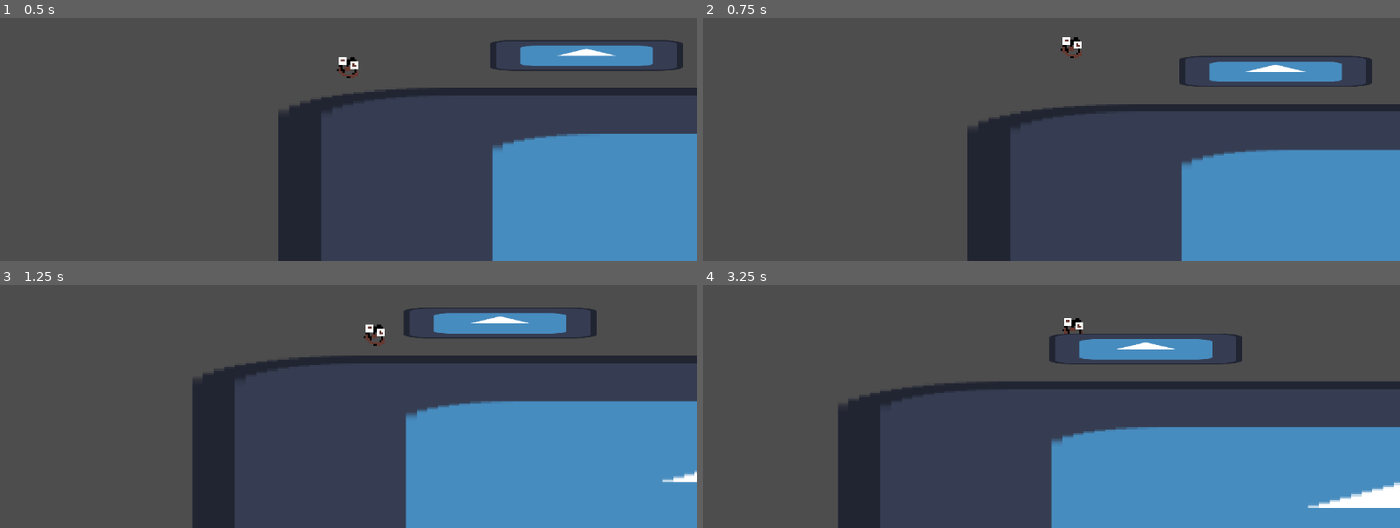
Above: before the commit, frames 1-4 (two rows, left to right).
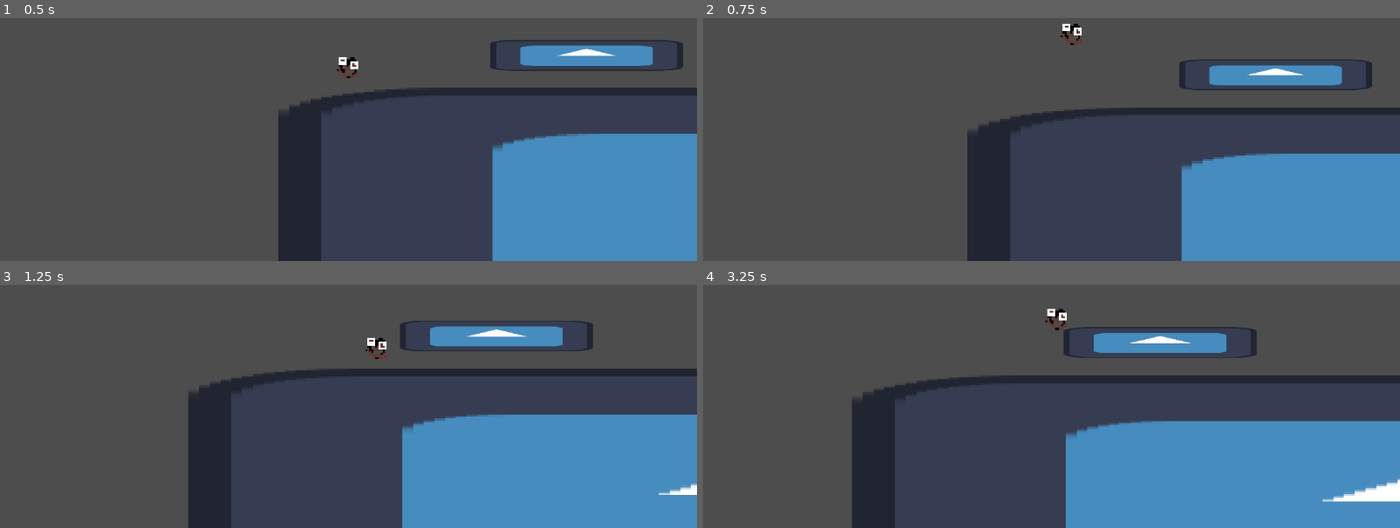
Above: after the commit, the same moments.

Repository: JeremyLikesCats/SuperKoalaRun
Game: Godot game, scene res://Scenes & Scripts/Levels/level_test.tscn
The game is run twice, just before and just after one commit, with the same random seed, the same clock (stepped at 60 frames per second) and the same inputs. The project has no main scene, so this scene is started directly. The engine's default icon, where the game draws it, is replaced by a stand-in: a white triangle on a blue panel in a dark square.
Inputs:
- Up to frame 1 (0.5 s): no input
- Up to frame 2 (0.75 s): hold D (Right) from 0.53 s (still down); hold Space (Jump) from 0.53 s (still down)
- Up to frame 3 (1.25 s): keep holding D (Right); keep holding Space (Jump)
- Up to frame 4 (3.25 s): release Space (Jump) at 1.28 s; tap Space (Jump) at 1.35, 1.52, 1.82, 2.85, 3.02 s; release D (Right) at 2.03 s; hold A (Left) 2.03-2.78 s; hold Space (Jump) 2.03-2.78 s; hold D (Right) from 2.78 s (still down)

Frame 1 is identical in both runs. In frame 2, 3.9% of the frame differs, in the area x 37-100%, y 2-63%; in frame 3, 11%, in the area x 27-100%, y 9-100%; in frame 4, 10%.

Commit message:
Update movement

Diff:
--- a/Scenes & Scripts/Characters/player.gd
+++ b/Scenes & Scripts/Characters/player.gd
@@ -5,25 +5,46 @@
 const FRICTION = 100 * MASS
 const WEIGHT = MASS * GRAVITY
 const MAX_SPEED = 5500
+const MAX_JUMP_HEIGHT = 23
 const MOVE_THRUST = 4000 * MASS
-const JUMP_THRUST = 1100 * MASS
-const JUMP_ACCELERATION_FACTOR = 0.2 # How much your move thrust is affected when jumping
+const JUMP_SPEED = 13 * MASS
+const HOLD_JUMP_SPEED = 16 * MASS
+const JUMP_ACCELERATION_FACTOR = 0.03 # How much your move thrust is affected when jumping
 
+var jumping = false
+var jump_height = 0
 
 func _process(delta: float) -> void:
 	move(delta)
 	apply_physics(delta)
+	jump_calculations(delta)
 	move_and_slide()
 
+func jump_calculations(delta: float) -> void:
+	jump_height += -velocity.y * delta
+	print(jump_height)
+	if jump_height > MAX_JUMP_HEIGHT or is_on_floor() and velocity.y == 0:
+		jumping = false
+		jump_height = 0
+
 func move(delta: float) -> void:
-	if Input.is_action_pressed("Jump"):
-		if Input.is_action_just_pressed("Jump") and is_on_floor():
-			velocity.y -= JUMP_THRUST * delta
+	if is_on_floor():
 		if Input.is_action_pressed("Left") or Input.is_action_pressed("Right"):
-			velocity.x = move_toward(velocity.x, Input.get_axis("Left", "Right") * MAX_SPEED * delta, MOVE_THRUST * JUMP_ACCELERATION_FACTOR * delta)
+			velocity.x = move_toward(velocity.x, Input.get_axis("Left", "Right") * MAX_SPEED * delta, MOVE_THRUST * delta)
+		velocity.y = 0
+		if Input.is_action_just_pressed("Jump"):
+			jumping = true
+			velocity.y = -JUMP_SPEED
+
 	else:
 		if Input.is_action_pressed("Left") or Input.is_action_pressed("Right"):
-			velocity.x = move_toward(velocity.x, Input.get_axis("Left", "Right") * MAX_SPEED * delta, MOVE_THRUST * delta)
+			velocity.x = move_toward(velocity.x, Input.get_axis("Left", "Right") * MAX_SPEED * delta, MOVE_THRUST * delta * JUMP_ACCELERATION_FACTOR)
+		if Input.is_action_pressed("Jump") and jumping:
+			print("hi")
+			velocity.y = -HOLD_JUMP_SPEED
+		if not Input.is_action_pressed("Jump"):
+			jumping = false
+
 
 
 func apply_physics(delta: float) -> void:
